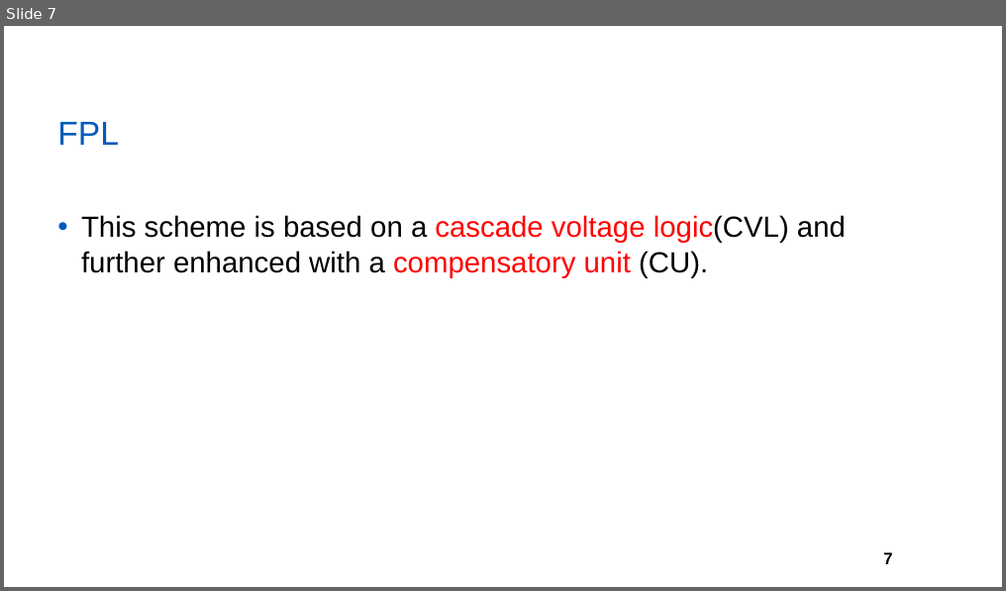
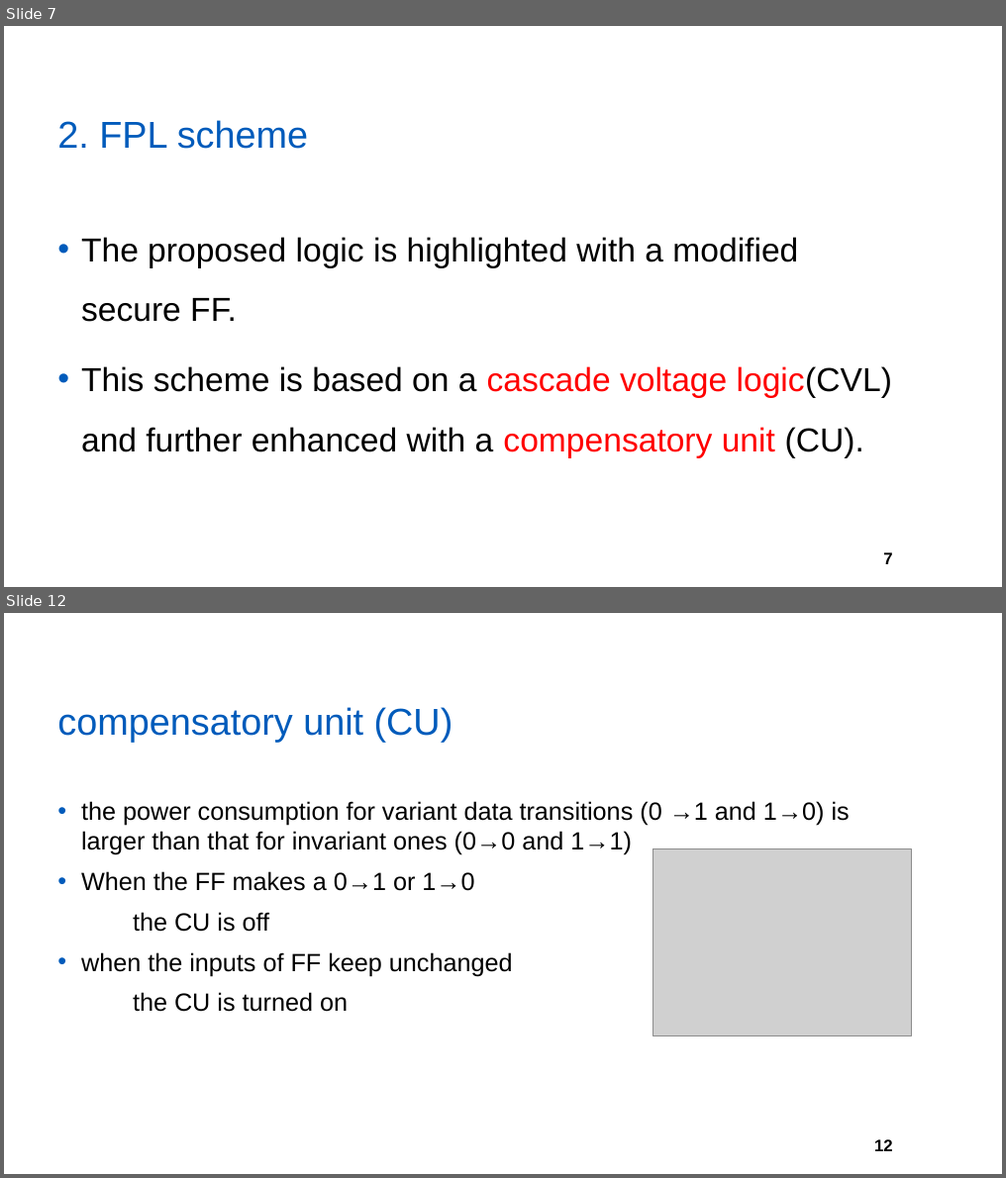
Before and after one commit to yberlin/hello-world, a slide deck: asianhost pre/FPL.pptx. Shown one above the other, each under a label of ours: slide 7 before the commit, slides 7 and 12 after it; the slides between them are not shown. The pictures are 1006x591 and 1006x1178 pixels, drawn with LibreOffice and Linux fonts; fonts in the diff are those of the drawing; grey boxes stand for pictures; background and template pictures are left out. Boxes give left, top, right and bottom in pixels: in the first picture for what was removed or moved away, otherwise in the second. Text is boxed around its words. In the diff, an @@ line names an element or a change of style, - is before the commit and + after.

```diff
--- a/asianhost pre/FPL.pptx
+++ b/asianhost pre/FPL.pptx
@@ slide 12 added at (4,613,1002,1174), background #FFFFFF; not listed: 1 template element that a slide beside it also shows @@
@@ title added at (57,707,453,743), 36 pt, text #005BBB @@
+compensatory unit (CU)
@@ text added at (81,801,849,1012), 24 pt, text #000000 @@
+• the power consumption for variant data transitions (0 →1 and 1→0) is larger than that for invariant ones (0→0 and 1→1)
+• When the FF makes a 0→1 or 1→0
+the CU is off
+• when the inputs of FF keep unchanged
+the CU is turned on
@@ picture added at (653,850,912,1036) @@
@@ slide 7 changed as well @@
@@ title at (57,120,308,149): text changed; size 32 to 36 pt @@
-FPL
+2. FPL scheme
@@ text at (81,237,798,322): paragraph added @@
+• The proposed logic is highlighted with a modified secure FF.
@@ text at (81,367,892,459): size 28 to 32 pt in "This scheme is based on a cascade ..."; line spacing 1 to 1.5 @@
```
Also in this commit, not shown: 5 other slides changed, 11 other slides added, 3 slides removed.
